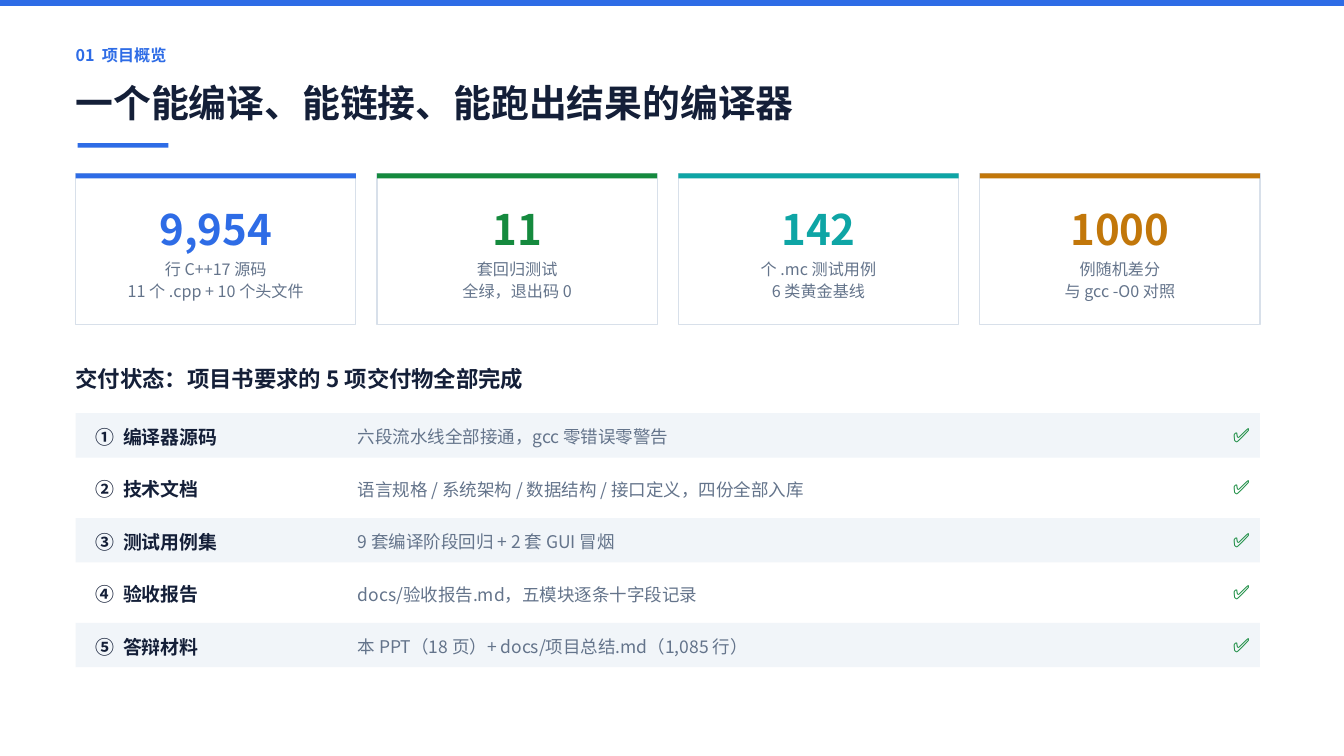
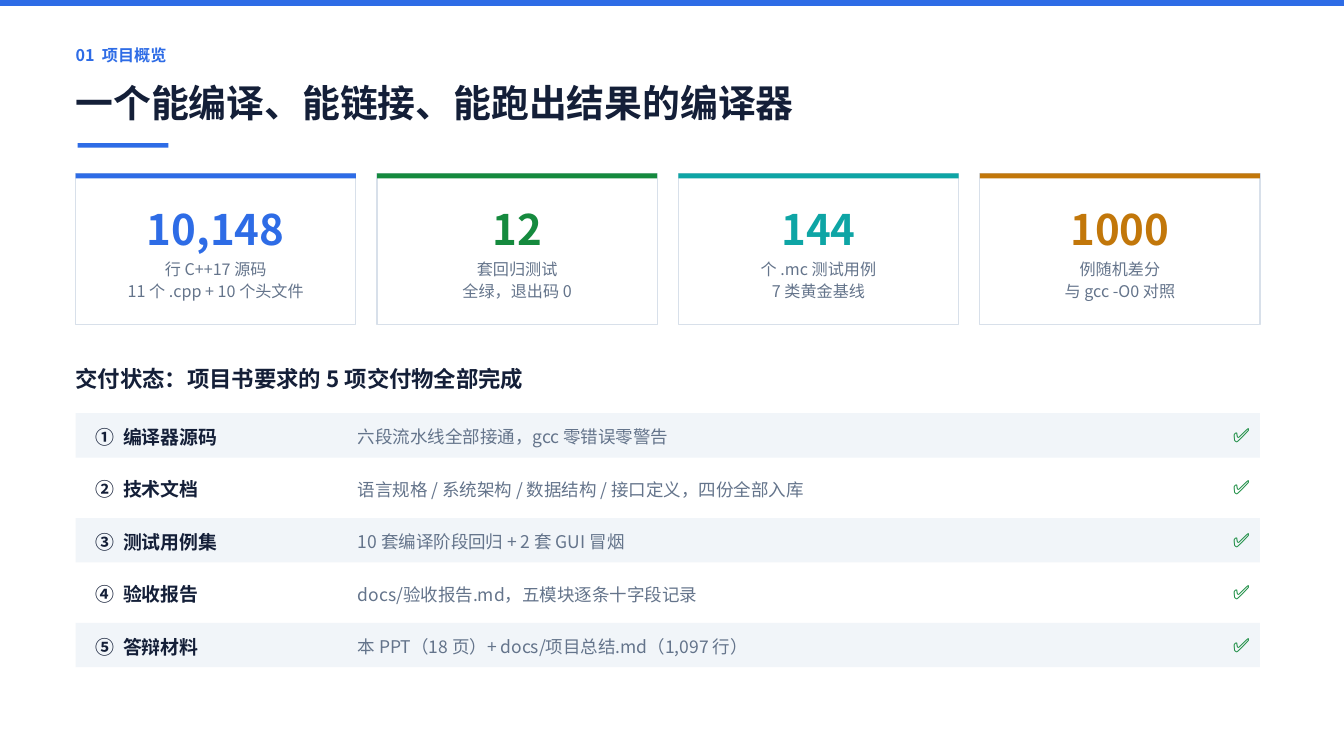
Before and after one commit to 9527-qincheng/MiniCCompiler, a slide deck: slide 2 of docs/MiniC编译器_答辩演示.pptx. Drawn at 1344x756 pixels with LibreOffice and Linux fonts; fonts in the diff are those of the drawing. Boxes give left, top, right and bottom in pixels: in the first picture for what was removed or moved away, otherwise in the second. Text is boxed around its words. In the diff, an @@ line names an element or a change of style, - is before the commit and + after.

Commit message:
feat(opt): 循环不变量外提，-O 首次跨基本块；新增 -O 四元式回归套件
- optimizer 新增第 6 轮 LICM：靠「向后跳的 JMP 指向前面出现过的 LABEL」
  识别循环，只处理最内层，把纯计算提到前导块。
- 四条保守判据：只提纯算术与类型转换（读写内存的 INDEX/ASSIGN 一律不提）；
  除法与取模一律不提（除数可能为 0，提出去会改变「循环一次没进」的语义）；
  循环体内有函数调用就整段跳过；操作数只能是常量、未被写过的变量或已提出的临时量。
- OptStats 新增 iHoisted 并计入 Total()，否则不动点检测看不到变化。
- 新增 tests/run_opt_tests.ps1 与 tests/opt/{licm_hoist,licm_not_hoist}.mc，
  build.bat test 的一键回归从 11 套变成 12 套。
- tools/random_diff.py 新增 --opt，用于验证优化前后行为一致。

实测：while (i < n) { a[i] = i*4+1; s = s + a[i] + gi*2; i = i + 1; }
循环体 27 → 22 条；-O 与不加 -O 输出均为 68、exit 0。
全仓 -O 一致性 95 例零差异；random_diff --opt 300 例零不一致。
默认路径产物逐字不变（12 套回归全绿）。

```diff
--- a/docs/MiniC编译器_答辩演示.pptx
+++ b/docs/MiniC编译器_答辩演示.pptx
@@ text at [147,213,285,254]: text changed @@
-9,954
+10,148
@@ text at [492,213,542,245]: text changed @@
-11
+12
@@ text at [781,214,855,245]: text changed @@
-142
+144
@@ text at [772,283,865,298]: text changed @@
-6 类黄金基线
+7 类黄金基线
@@ text at [358,533,625,550]: text changed @@
-9 套编译阶段回归 + 2 套 GUI 冒烟
+10 套编译阶段回归 + 2 套 GUI 冒烟
@@ text at [358,638,748,656]: text changed @@
-本 PPT（18 页）+ docs/项目总结.md（1,085 行）
+本 PPT（18 页）+ docs/项目总结.md（1,097 行）
```
Also in this commit, not shown: 3 other slides changed, 13 other files.
